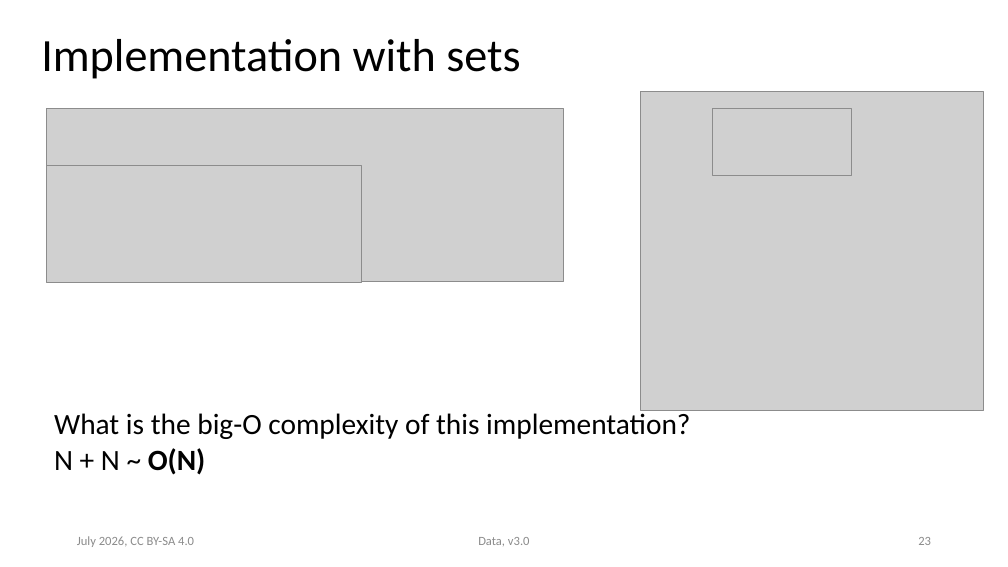
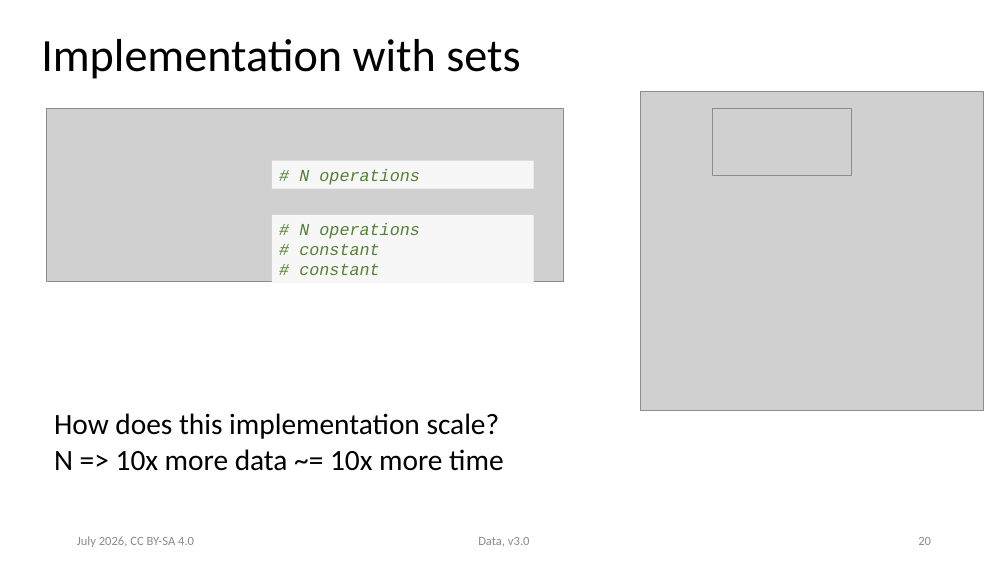
Before and after one commit to ASPP/data_class, a slide deck: slide 20 of data.pptx (slide 23 before the commit). Drawn at 1008x567 pixels with LibreOffice and Linux fonts; fonts in the diff are those of the drawing; grey boxes stand for pictures. Boxes give left, top, right and bottom in pixels: in the first picture for what was removed or moved away, otherwise in the second. Text is boxed around its words. In the diff, an @@ line names an element or a change of style, - is before the commit and + after.

Commit message:
Data and Numpy slides exported to pdf

```diff
--- a/data.pptx
+++ b/data.pptx
@@ picture removed at [47, 165, 361, 282] @@
@@ rectangle added at [272, 161, 534, 189], fill #F7F7F7, 16 pt, text #548235, italic @@
+# N operations
@@ rectangle added at [272, 215, 534, 284], fill #F7F7F7, 16 pt, text #548235, italic @@
+# N operations
+# constant
+# constant
@@ text at [54, 413, 503, 471]: text changed @@
-What is the big-O complexity of this implementation?
-N + N ~ O(N)
+How does this implementation scale?
+N => 10x more data ~= 10x more time
@@ page number at [918, 537, 931, 545]: text changed @@
-23
+20
```
Also in this commit, not shown: 12 other slides changed, 1 slide added, 2 slides removed, 3 other files.
